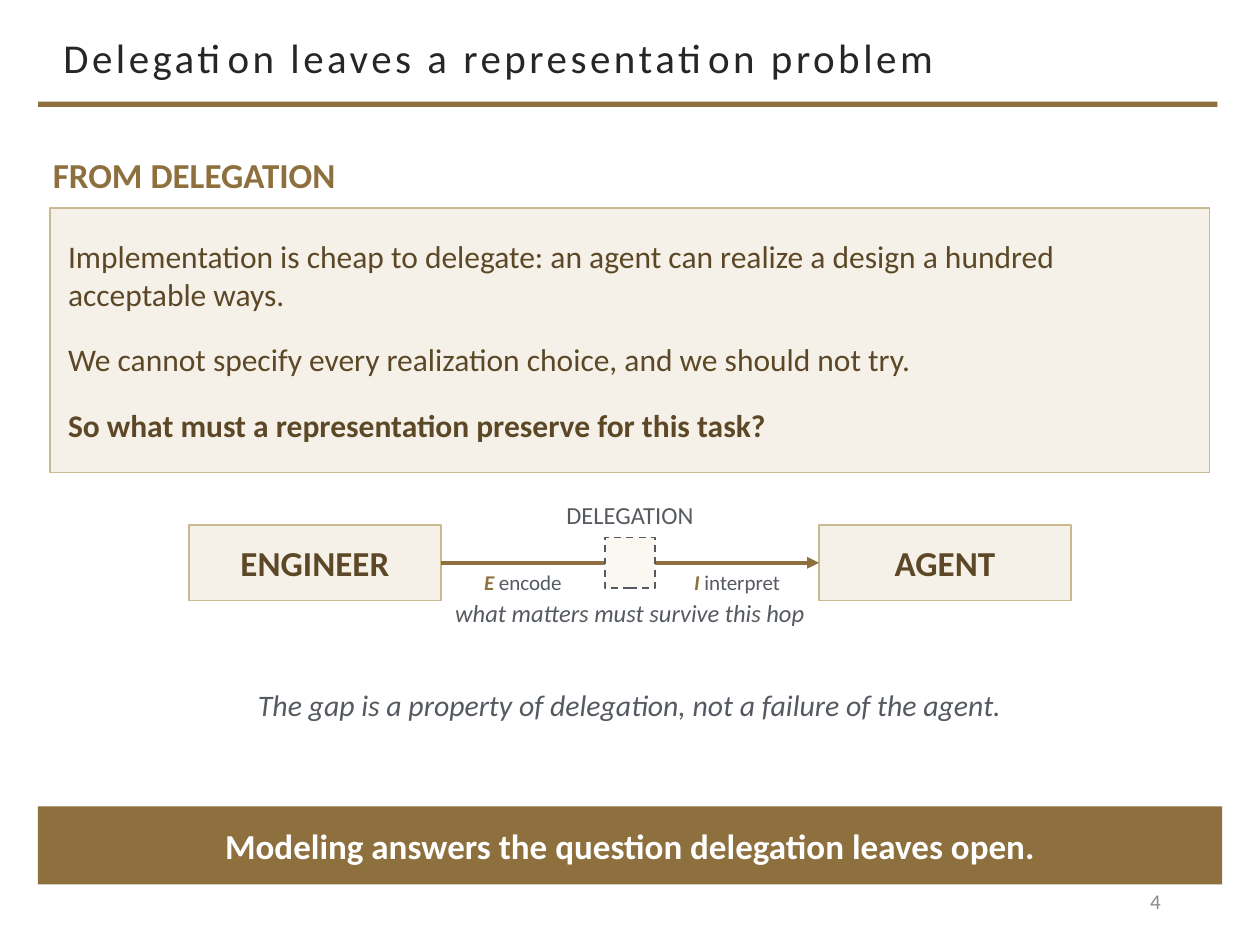
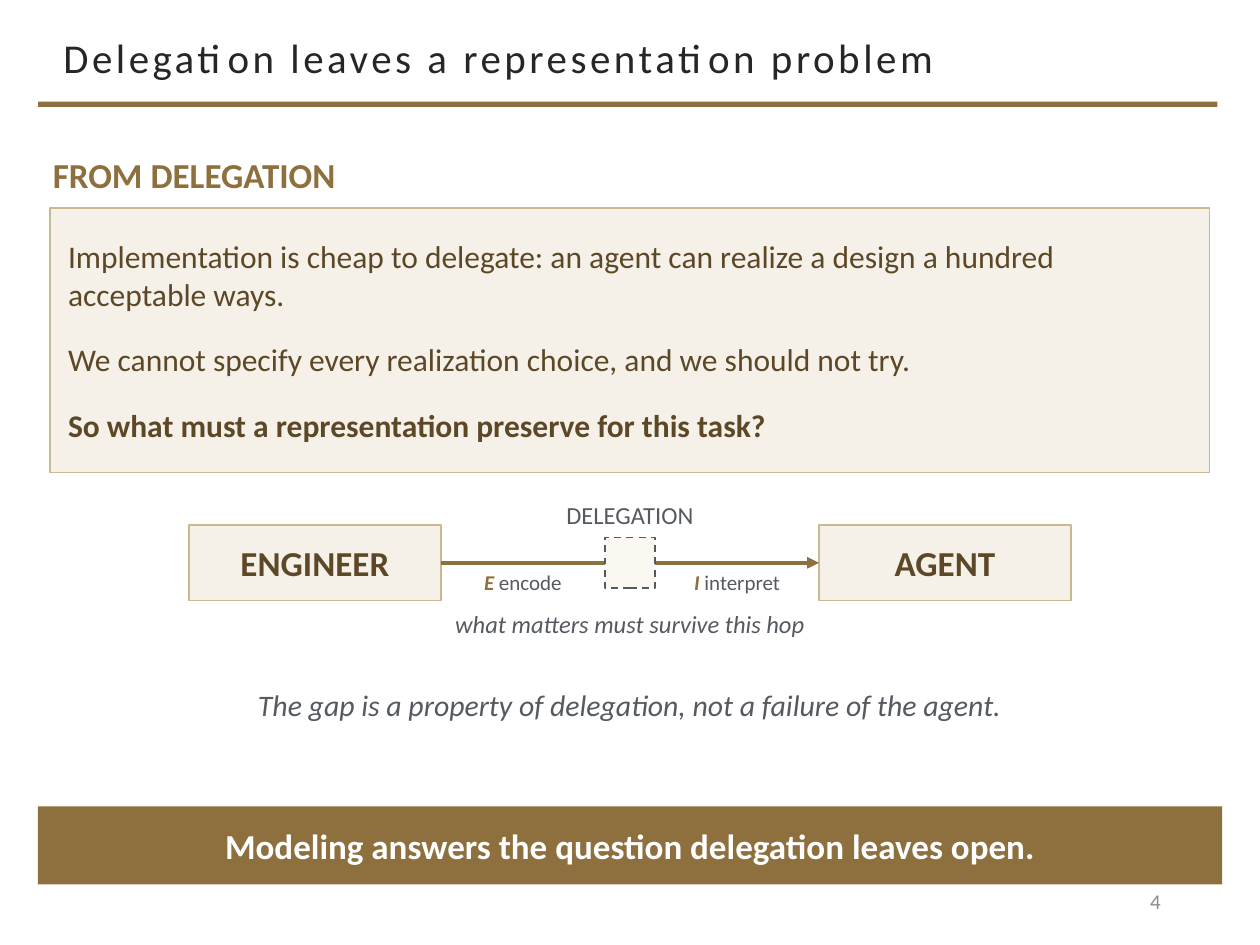
Before and after one commit to davisjam/model-based-agentic-software-engineering, a slide deck: slide 4 of course/lectures/act-2-delegation-and-control/02-modeling/2-2-Modeling-1-Purposeful-Reduction.pptx. Drawn at 1260x945 pixels with LibreOffice and Linux fonts; fonts in the diff are those of the drawing; background and template pictures are left out. Boxes give left, top, right and bottom in pixels: in the first picture for what was removed or moved away, otherwise in the second. Text is boxed around its words. In the diff, an @@ line names an element or a change of style, - is before the commit and + after.

```diff
--- a/course/lectures/act-2-delegation-and-control/02-modeling/2-2-Modeling-1-Purposeful-Reduction.pptx
+++ b/course/lectures/act-2-delegation-and-control/02-modeling/2-2-Modeling-1-Purposeful-Reduction.pptx
@@ text "what matters must survive this ...": place and size @@
-text "what matters must survive this ..." at [455, 605, 804, 626]
+text "what matters must survive this ..." at [455, 616, 804, 637]
```
Also in this commit, not shown: 2 other slides changed.
